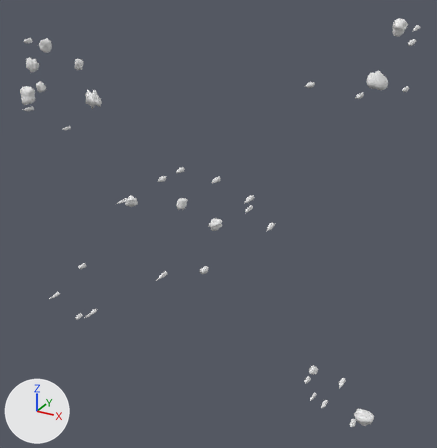
Two versions of the OBJ model install/explorer_description/share/explorer_description/models/cave_rock/meshes/formations.obj, one commit apart.
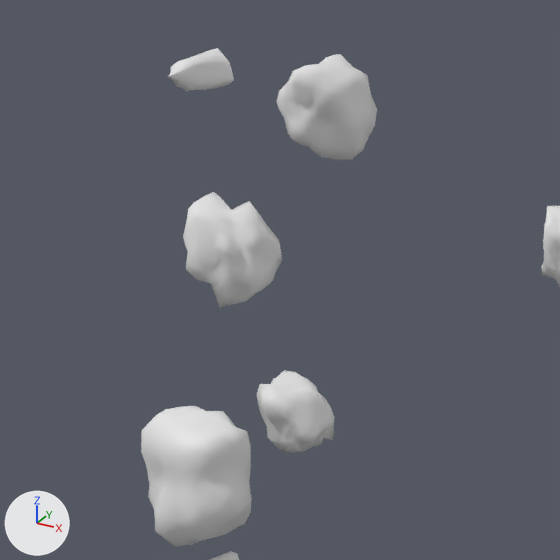
Each version appears first whole from a 50 mm lens placed at (18.79, -14.54, 6.66), pointed at (10.72, 0.14, -0.68), and next in a close-up on the part from 0% to 18% of the width and 7% to 24% of the height. Arrows for +X, +Y and +Z are at lower left; the lights stay in place. The older version's two pictures come first. Where no turn or scale is listed for an object, it has been applied to the vertices.

The first close-up shows 'formations'.
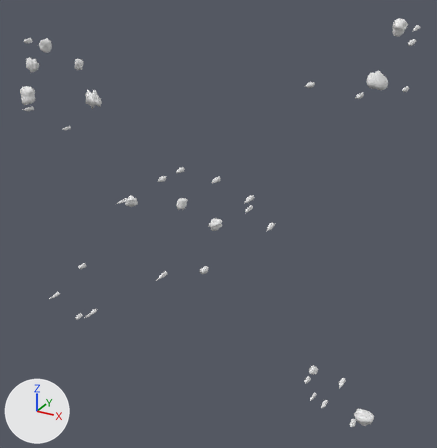
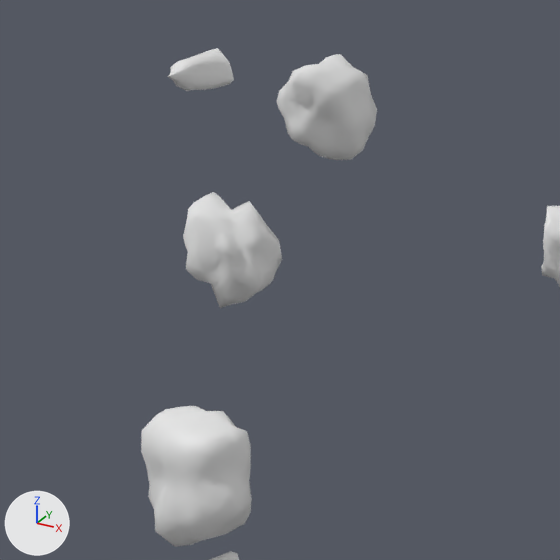
Pixel boxes (x1, y1, x2, y2) of what changed, in the close-ups (560 x 560 px):
part 1 of me_formations, deleted: before (257, 370, 335, 454)

The change, as a diff of the scene's bpy script:
```diff
--- a/install/explorer_description/share/explorer_description/models/cave_rock/meshes/formations.obj.py
+++ b/install/explorer_description/share/explorer_description/models/cave_rock/meshes/formations.obj.py
@@ me_formations @@
 # used by ob_formations; location = (0.0, 0.0, 0.0)
-me_formations.from_pydata(...)  # 5414 vertices, 10408 faces; spans x 3.41..16.03, y -0.55..0.02, z -6.19..5.42
+me_formations.from_pydata(...)  # 5252 vertices, 10088 faces; spans x 3.41..16.03, y -0.55..0.02, z -6.19..5.42
+# me_formations part 1: the loose piece of 162 vertices spanning x 4.17..4.47, y -0.26..0.02, z 2.7..3.03 is deleted
```
